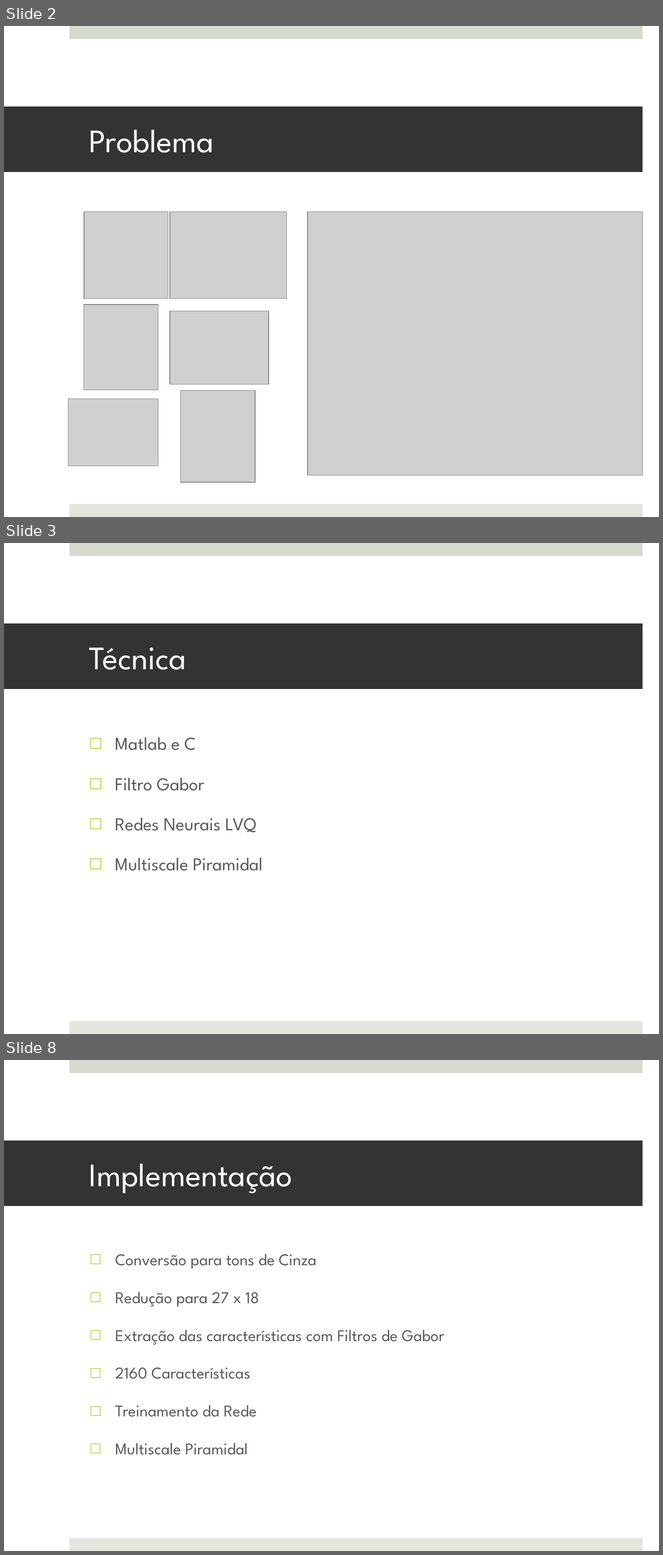
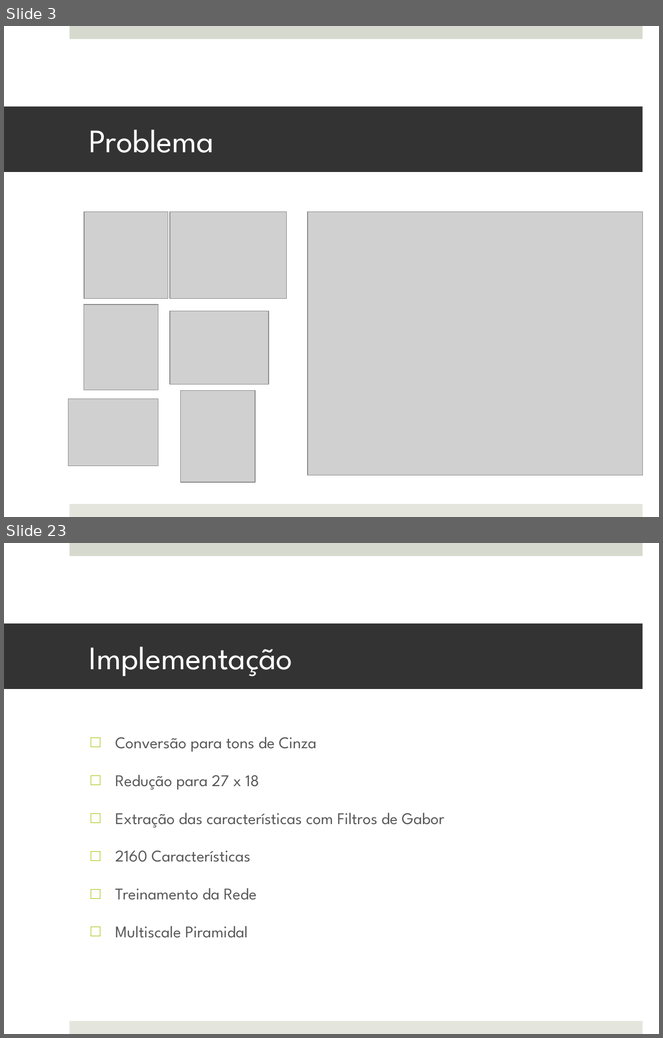
Before and after one commit to MarioBajr/Redes-Neurais, a slide deck: projeto PI.pptx. Shown one above the other, each under a label of ours: slides 2, 3 and 8 before the commit, slides 3 and 23 after it; the slides between them are not shown. The pictures are 663x1555 and 663x1038 pixels, drawn with LibreOffice and Linux fonts; fonts in the diff are those of the drawing; grey boxes stand for pictures. Boxes give left, top, right and bottom in pixels: in the first picture for what was removed or moved away, otherwise in the second. Text is boxed around its words. In the diff, an @@ line names an element or a change of style, - is before the commit and + after.

Commit message:
[Presentation] improving gabor and lvq slides

```diff
--- a/projeto PI.pptx
+++ b/projeto PI.pptx
@@ slide 3 removed at [4,543,659,1034], background #FFFFFF; not listed: 2 template elements that a slide beside it also shows @@
@@ title removed at [4,624,643,689] @@
-Técnica
@@ text removed at [115,737,262,871] @@
-□ Matlab e C
-□ Filtro Gabor
-□ Redes Neurais LVQ
-□ Multiscale Piramidal
@@ what was slide 2 is now slide 3 @@
@@ what was slide 8 is now slide 23 @@
```
Also in this commit, not shown: 7 slides changed, 20 slides added, 3 other slides removed.
